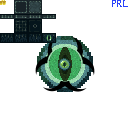
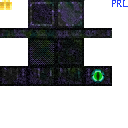
Two versions of the same layered image (128 x 128). Layer-by-layer changes:
hid "ender.png" over [0, 0, 56, 43]
hid group "resources" (23 layers) over [0, 0, 112, 92]
hid "Eye of Ender Vanilla" over [58, 58, 71, 71]
hid "blu-rae eye of ender" over [35, 36, 95, 92]
showed group "exported chests" (10 layers) over [0, 0, 112, 86]
painted on "ender.png #3" over [86, 68, 110, 84]
